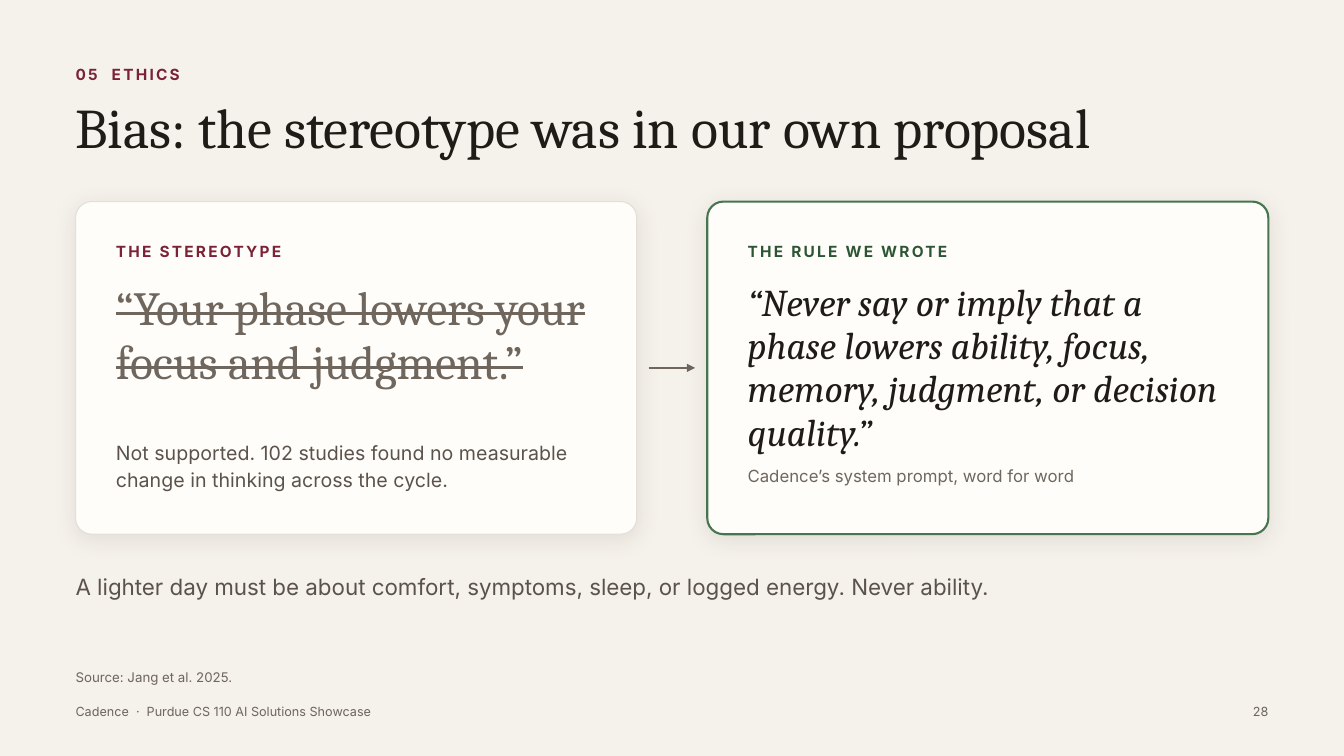
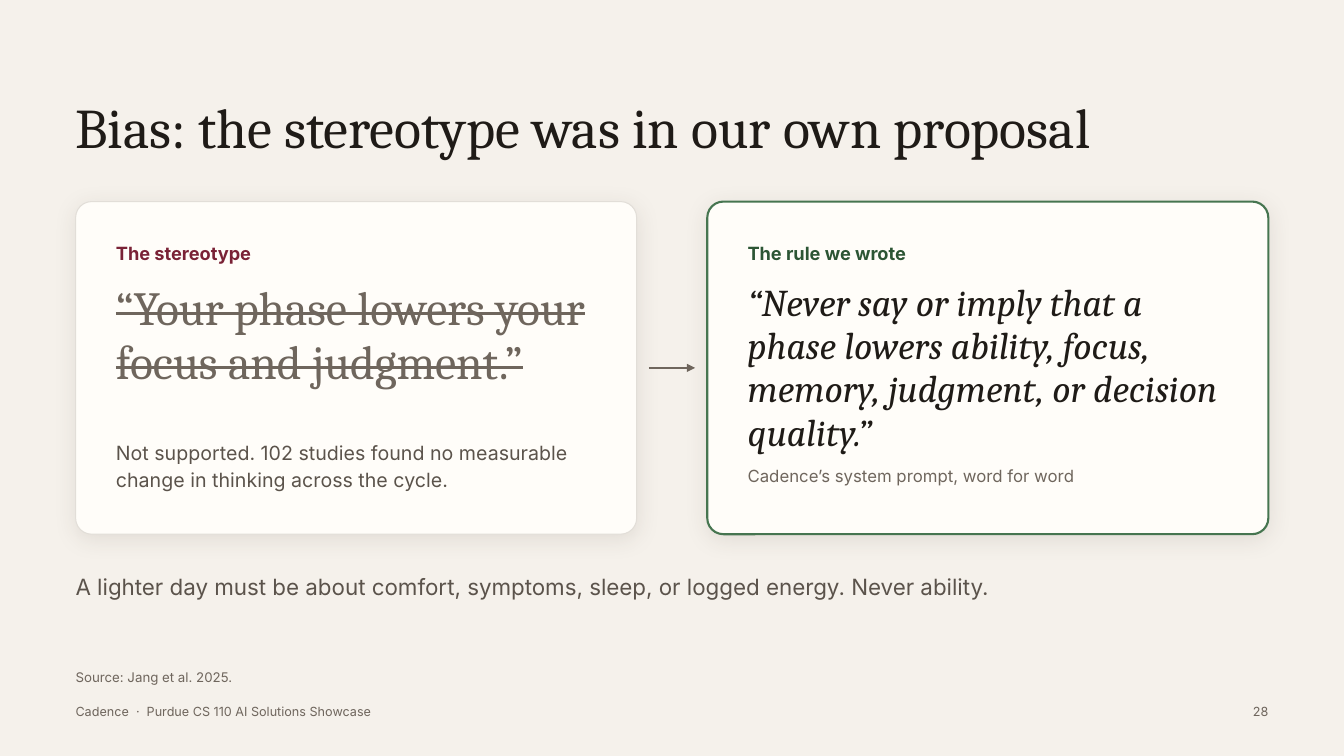
Before and after one commit to tarushvkodes/cadence, a slide deck: slide 28 of deck/Cadence-Capstone.pptx. Drawn at 1344x756 pixels with LibreOffice and Linux fonts; fonts in the diff are those of the drawing. Boxes give left, top, right and bottom in pixels: in the first picture for what was removed or moved away, otherwise in the second. Text is boxed around its words. In the diff, an @@ line names an element or a change of style, - is before the commit and + after.

```diff
--- a/deck/Cadence-Capstone.pptx
+++ b/deck/Cadence-Capstone.pptx
@@ text removed at (76,68,180,80) @@
-05 ETHICS
@@ text at (116,246,251,264): text changed; size 11 to 13 pt @@
-THE STEREOTYPE
+The stereotype
@@ text at (748,246,906,260): text changed; size 11 to 13 pt @@
-THE RULE WE WROTE
+The rule we wrote
```
Also in this commit, not shown: 40 other slides changed, 9 other files.
